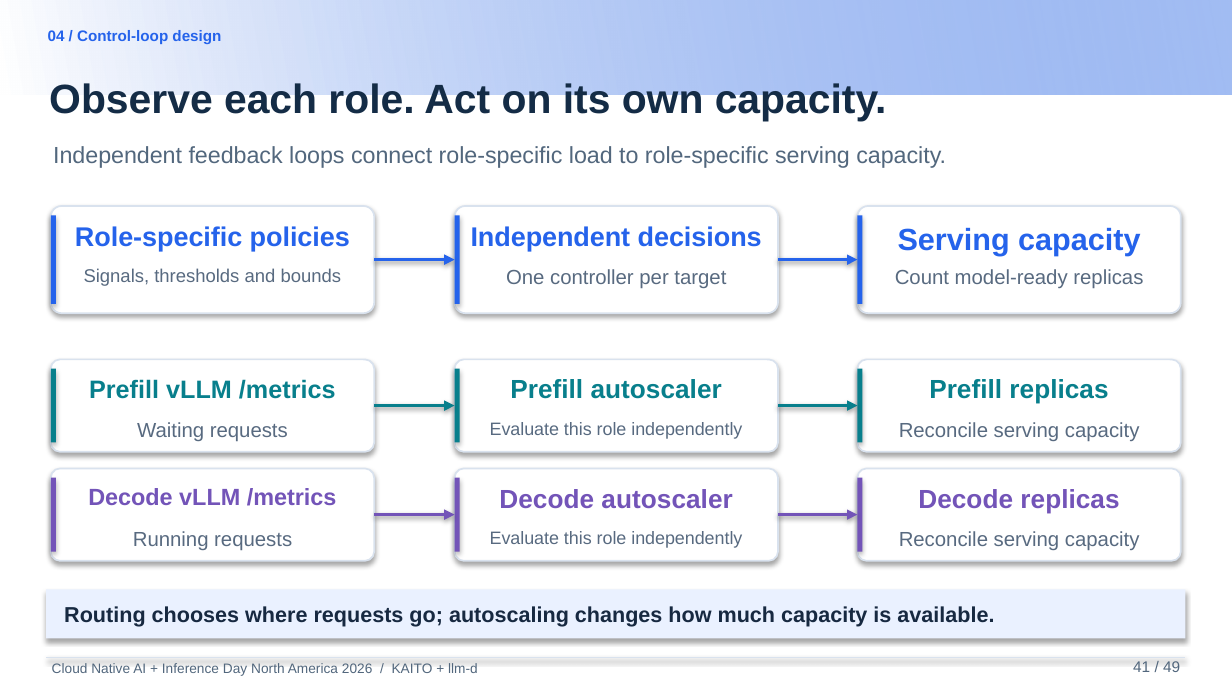
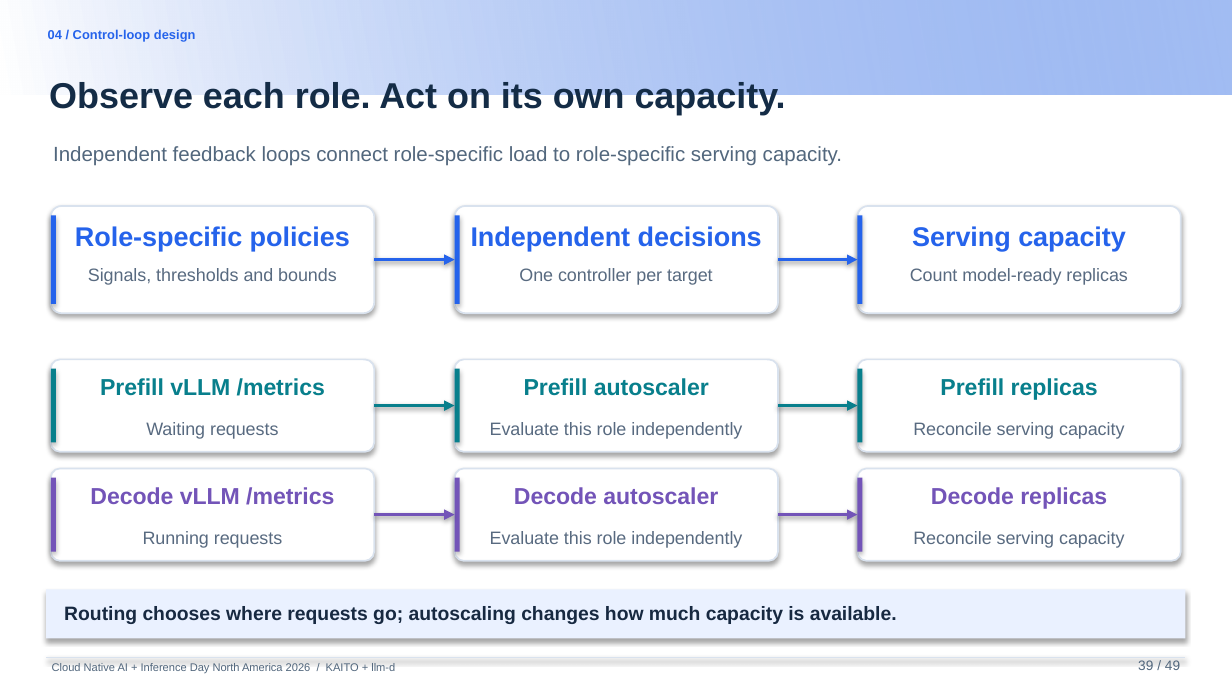
Before and after one commit to andyzhangx/demo, a slide deck: slide 39 of llm/pd-disaggregation/kubecon-na-2026-pd-disaggregation-kaito-llmd.pptx (slide 41 before the commit). Drawn at 1232x693 pixels with LibreOffice and Linux fonts; fonts in the diff are those of the drawing; background and template pictures are left out. Boxes give left, top, right and bottom in pixels: in the first picture for what was removed or moved away, otherwise in the second. Text is boxed around its words. In the diff, an @@ line names an element or a change of style, - is before the commit and + after.

```diff
--- a/llm/pd-disaggregation/kubecon-na-2026-pd-disaggregation-kaito-llmd.pptx
+++ b/llm/pd-disaggregation/kubecon-na-2026-pd-disaggregation-kaito-llmd.pptx
@@ text "04 / Control-loop design" at bbox=[48, 29, 196, 42]: size 8.9 to 7.5 pt @@
@@ text "Observe each role. Act on ..." at bbox=[49, 82, 786, 115]: size 23.9 to 21 pt @@
@@ text "Independent feedback loops connect role-specific ..." at bbox=[53, 146, 842, 166]: size 13.6 to 12 pt @@
@@ text "Serving capacity" at bbox=[912, 226, 1126, 251]: size 17.9 to 15.8 pt @@
@@ text "Signals, thresholds and bounds" at bbox=[88, 268, 337, 285]: size 10.8 to 10.5 pt @@
@@ text "Prefill vLLM /metrics" at bbox=[100, 378, 325, 396]: size 14.7 to 13.5 pt @@
@@ size 11.9 to 10.5 pt in 6 elements at bbox=[519, 268, 713, 285], bbox=[143, 531, 282, 548], bbox=[913, 531, 1124, 548], bbox=[910, 268, 1128, 285], bbox=[146, 422, 278, 439], bbox=[913, 422, 1124, 439] @@
@@ text "Decode vLLM /metrics" at bbox=[90, 487, 334, 505]: size 13.7 to 13.5 pt @@
@@ size 15.3 to 13.5 pt in 4 elements at bbox=[524, 378, 709, 396], bbox=[940, 378, 1098, 400], bbox=[514, 487, 718, 504], bbox=[931, 487, 1107, 509] @@
@@ text "Routing chooses where requests go; ..." at bbox=[64, 606, 897, 624]: size 12.6 to 11.2 pt @@
@@ text "Cloud Native AI + Inference ..." at bbox=[52, 663, 395, 673]: size 8 to 6.5 pt @@
@@ text at bbox=[1138, 660, 1180, 670]: text changed; size 9 to 8 pt @@
-41 / 49
+39 / 49
```
Also in this commit, not shown: 45 other slides changed, 2 slides added, 2 slides removed.
